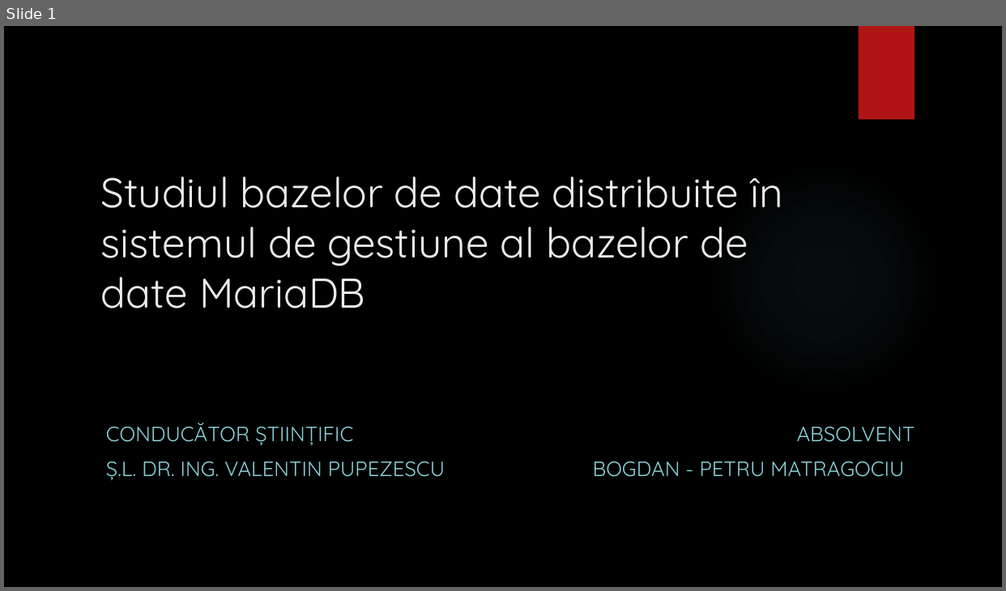
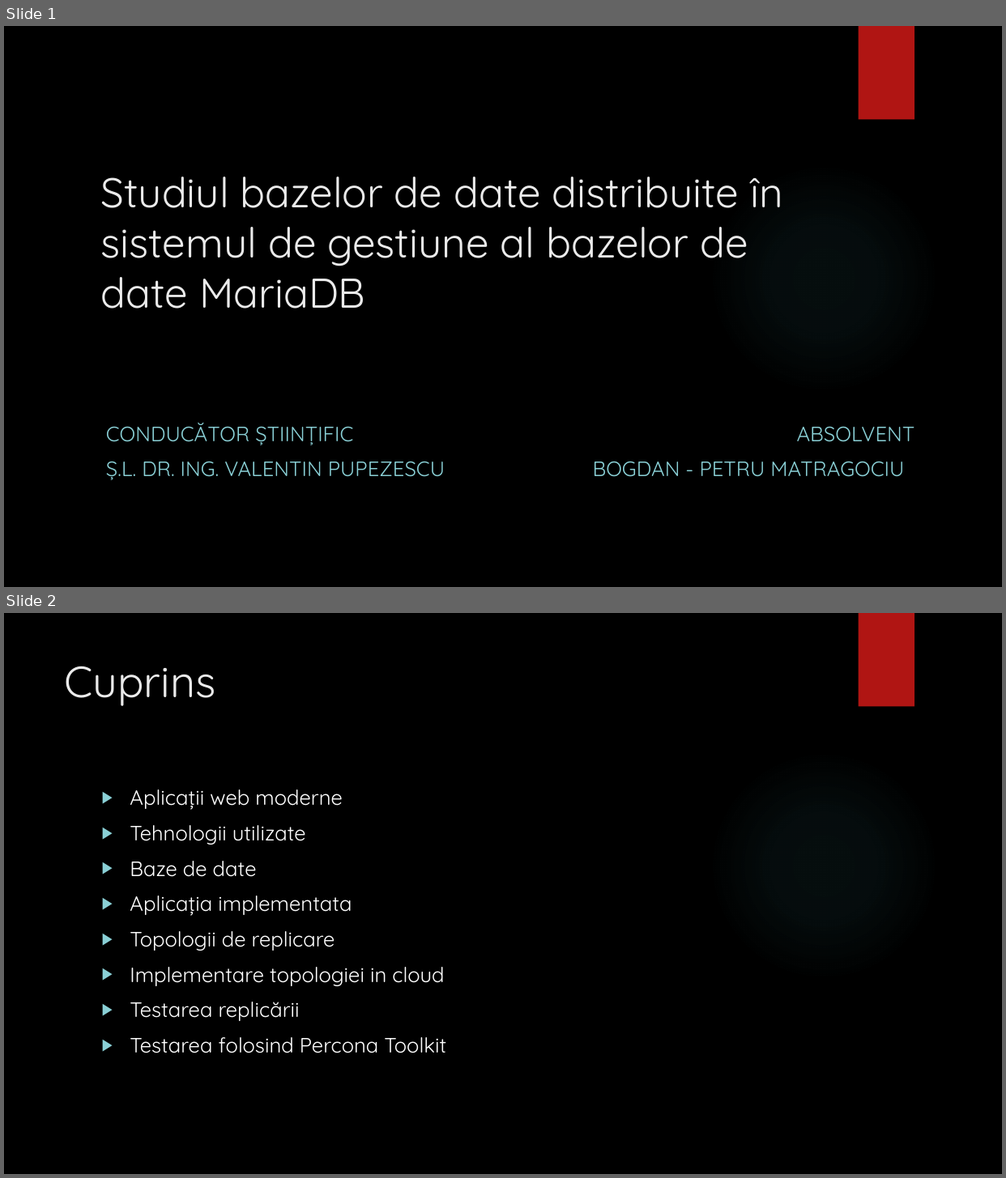
Before and after one commit to bogdanmatra/stoma, a slide deck: documentation/Prezentare_Licenta_Matragociu_Bogdan.pptx. Shown one above the other, each under a label of ours: slide 1 before the commit, slides 1 and 2 after it. The pictures are 1006x591 and 1006x1178 pixels, drawn with LibreOffice and Linux fonts; fonts in the diff are those of the drawing; background and template pictures are left out. Boxes give left, top, right and bottom in pixels: in the first picture for what was removed or moved away, otherwise in the second. Text is boxed around its words. In the diff, an @@ line names an element or a change of style, - is before the commit and + after.

```diff
--- a/documentation/Prezentare_Licenta_Matragociu_Bogdan.pptx
+++ b/documentation/Prezentare_Licenta_Matragociu_Bogdan.pptx
@@ slide 2 added at box(4, 613, 1002, 1174), background picture (left out); not listed: 2 template elements that a slide beside it also shows @@
@@ title added at box(65, 666, 216, 706), 42 pt, text #EBEBEB @@
+Cuprins
@@ text added at box(130, 790, 446, 1054), 20 pt, text #FFFFFF @@
+▶ Aplicații web moderne
+▶ Tehnologii utilizate
+▶ Baze de date
+▶ Aplicația implementata
+▶ Topologii de replicare
+▶ Implementare topologiei in cloud
+▶ Testarea replicării
+▶ Testarea folosind Percona Toolkit
```
Also in this commit, not shown: 14 other slides added, 4 slides removed, 1 other file.
